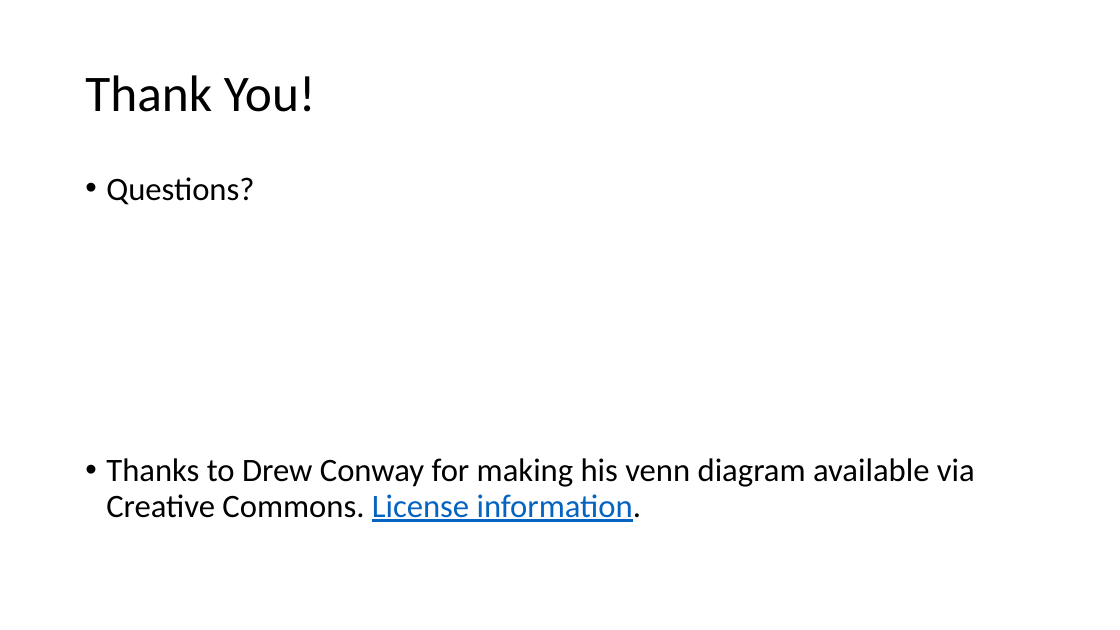
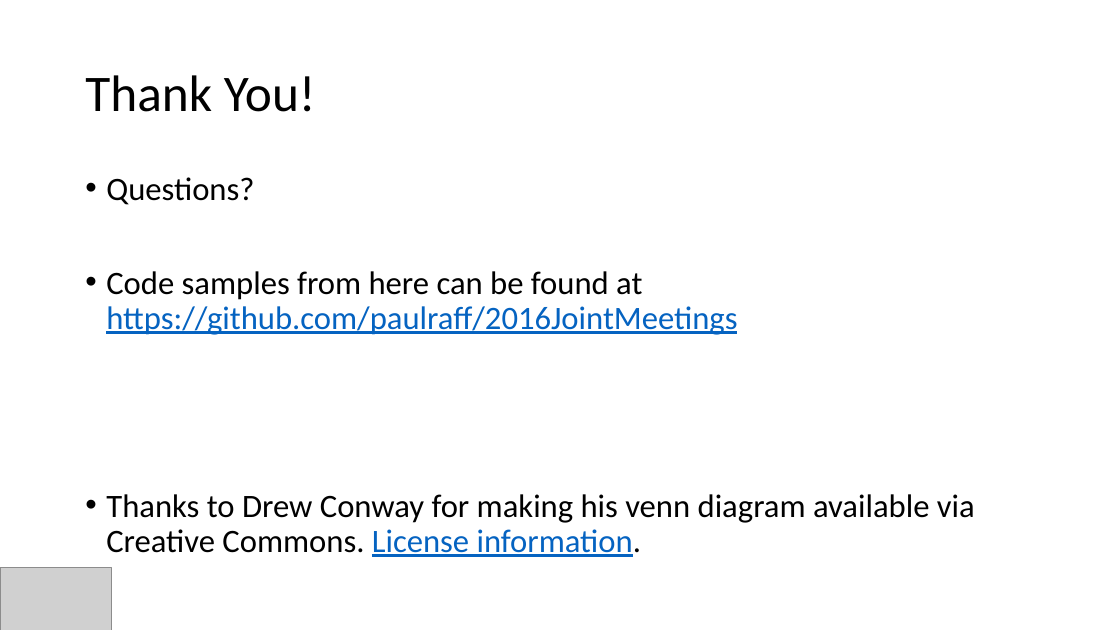
Before and after one commit to paulraff/2016JointMeetings, a slide deck: slide 31 of Preparing Mathematicians for Data Science Careers - 2.pptx. Drawn at 1120x630 pixels with LibreOffice and Linux fonts; fonts in the diff are those of the drawing; grey boxes stand for pictures. Boxes give left, top, right and bottom in pixels: in the first picture for what was removed or moved away, otherwise in the second. Text is boxed around its words. In the diff, an @@ line names an element or a change of style, - is before the commit and + after.

Commit message:
Added info about gitlab

```diff
--- a/Preparing Mathematicians for Data Science Careers - 2.pptx
+++ b/Preparing Mathematicians for Data Science Careers - 2.pptx
@@ text at (106,271,737,335): paragraph added @@
+• Code samples from here can be found at https://github.com/paulraff/2016JointMeetings
@@ picture added at (0,568,111,630) @@
```
